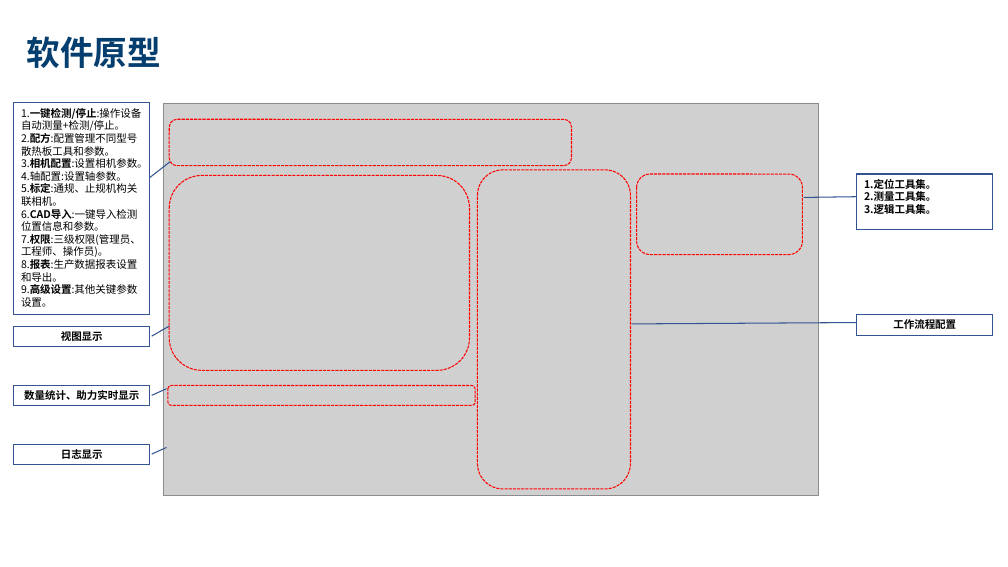
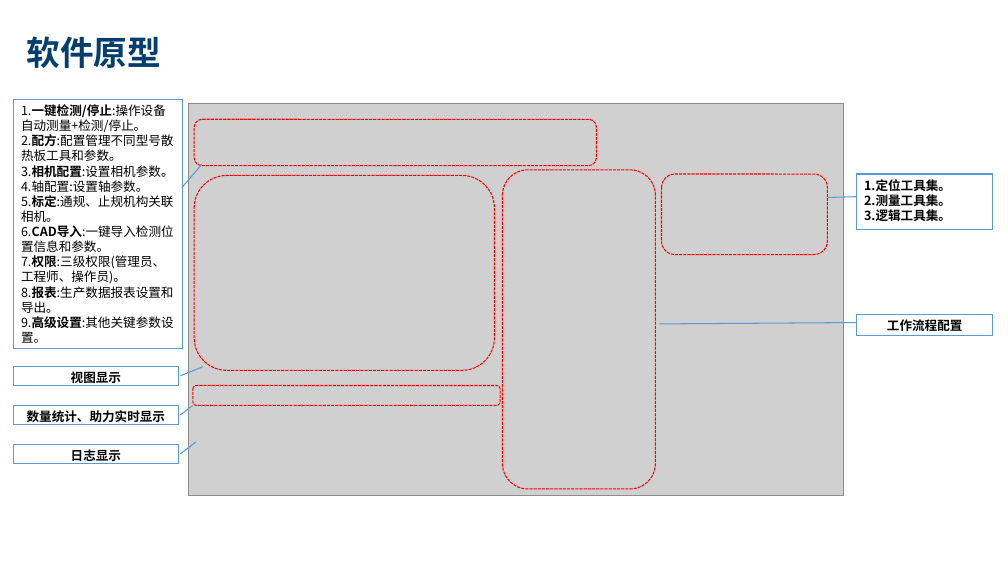
Before and after one commit to wanglvhh/Solution_2021, a slide deck: slide 19 of 2022/01/BOYD 大幅面散热板外观测量检测项目/BOYD-散热板外观检测解决方案 新版V1.0.0.1.pptx. Drawn at 1008x567 pixels with LibreOffice and Linux fonts; fonts in the diff are those of the drawing; grey boxes stand for pictures; background and template pictures are left out. Boxes give left, top, right and bottom in pixels: in the first picture for what was removed or moved away, otherwise in the second. Text is boxed around its words. In the diff, an @@ line names an element or a change of style, - is before the commit and + after.

Commit message:
Update BOYD 大幅面散热板外观测量检测项目

```diff
--- a/2022/01/BOYD 大幅面散热板外观测量检测项目/BOYD-散热板外观检测解决方案 新版V1.0.0.1.pptx
+++ b/2022/01/BOYD 大幅面散热板外观测量检测项目/BOYD-散热板外观检测解决方案 新版V1.0.0.1.pptx
@@ border callout "1.一键检测/停止:操作设备自动测量+检测/停止。": place and size @@
-border callout "1.一键检测/停止:操作设备自动测量+检测/停止。" at (14,103,150,314)
+border callout "1.一键检测/停止:操作设备自动测量+检测/停止。" at (14,99,182,349)
@@ 5 rounded rectangles, 1 picture: place and size @@
-5 rounded rectangles, 1 picture at (163,103,818,495)
+5 rounded rectangles, 1 picture at (188,103,843,495)
@@ size 10 to 12 pt; fill none to #FFFFFF; outline #325491 1 pt to #5B9BD5 1 pt; proportions changed in 6 elements at (857,174,993,229), (857,315,993,337), (14,445,178,464), (14,99,182,349), (14,405,178,425), (14,366,178,386) @@
@@ border callout "视图显示": place and size @@
-border callout "视图显示" at (14,327,150,346)
+border callout "视图显示" at (14,366,178,386)
@@ border callout "数量统计、助力实时显示": place and size @@
-border callout "数量统计、助力实时显示" at (14,386,150,405)
+border callout "数量统计、助力实时显示" at (14,405,178,425)
@@ border callout "日志显示": place and size @@
-border callout "日志显示" at (14,445,150,464)
+border callout "日志显示" at (14,445,178,464)
```
Also in this commit, not shown: 12 other slides changed, 11 other files.
